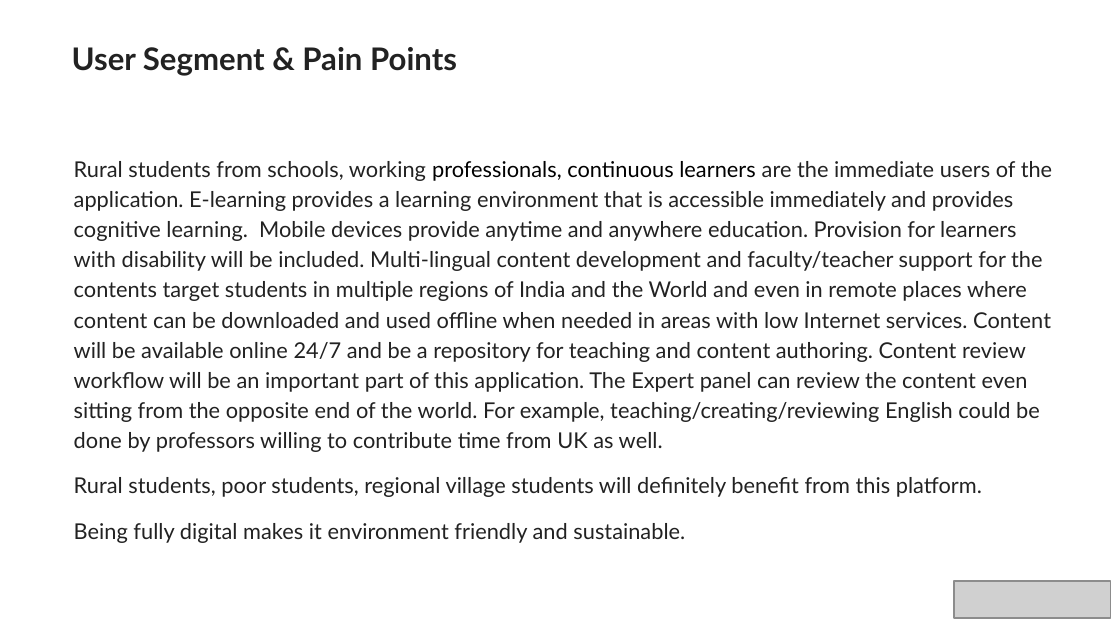
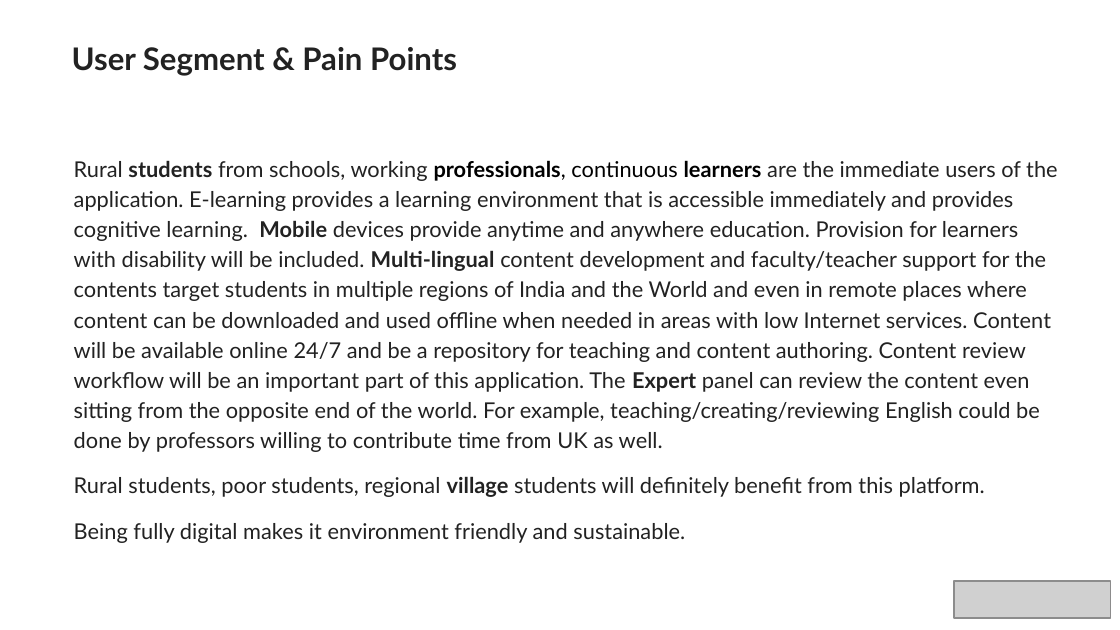
Before and after one commit to rajmanic15/sustainability-hackathon, a slide deck: slide 3 of idea/PLEDGE_TO_PROGRES_Microsoft_Sustainability.pptx. Drawn at 1120x630 pixels with LibreOffice and Linux fonts; fonts in the diff are those of the drawing; grey boxes stand for pictures; background and template pictures are left out. Boxes give left, top, right and bottom in pixels: in the first picture for what was removed or moved away, otherwise in the second. Text is boxed around its words. In the diff, an @@ line names an element or a change of style, - is before the commit and + after.

```diff
--- a/idea/PLEDGE_TO_PROGRES_Microsoft_Sustainability.pptx
+++ b/idea/PLEDGE_TO_PROGRES_Microsoft_Sustainability.pptx
@@ text at [74, 160, 1057, 497]: bold on in "students professionals, learners Mobile Multi-lingual Expert", "village" @@
```
Also in this commit, not shown: 12 other slides changed, 2 slides added.
